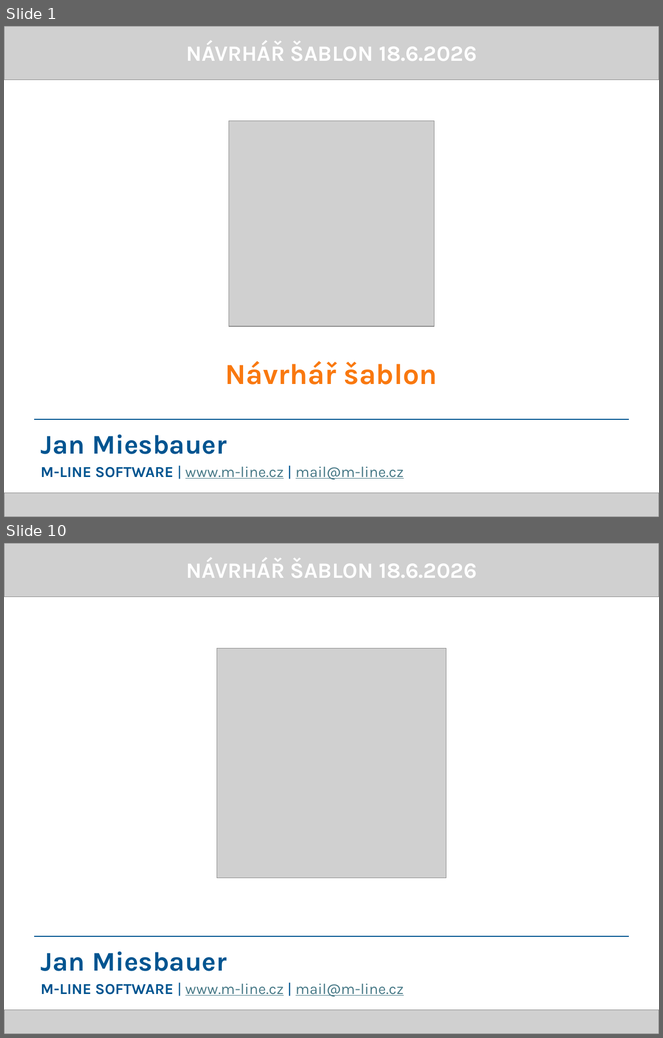
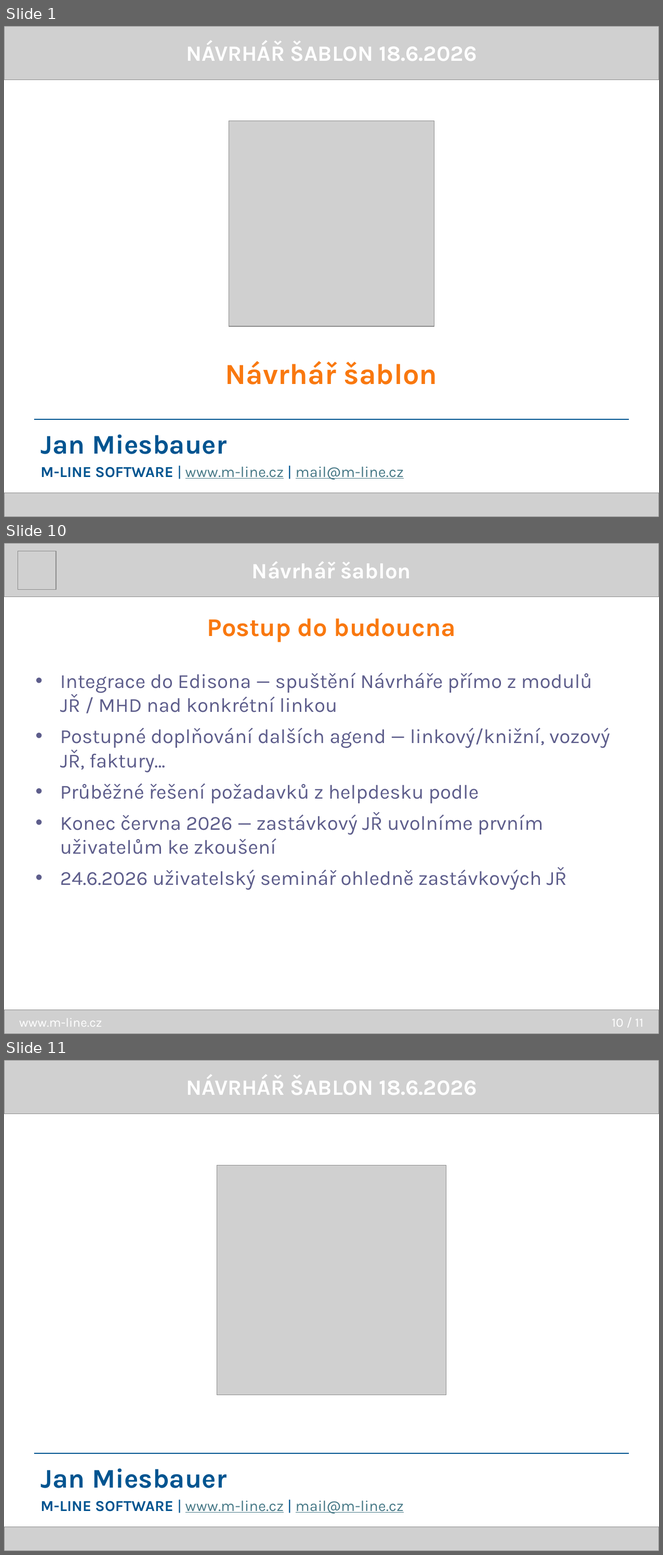
Before and after one commit to dracekmartin/EDISON2-projekt, a slide deck: TemplateDesigner/prezentace/TemplateDesigner.pptx. Shown one above the other, each under a label of ours: slides 1 and 10 before the commit, slides 1, 10 and 11 after it; the slides between them are not shown. The pictures are 663x1038 and 663x1555 pixels, drawn with LibreOffice and Linux fonts; fonts in the diff are those of the drawing; grey boxes stand for pictures. Boxes give left, top, right and bottom in pixels: in the first picture for what was removed or moved away, otherwise in the second. Text is boxed around its words. In the diff, an @@ line names an element or a change of style, - is before the commit and + after.

```diff
--- a/TemplateDesigner/prezentace/TemplateDesigner.pptx
+++ b/TemplateDesigner/prezentace/TemplateDesigner.pptx
@@ slide 10 added at (4, 543, 659, 1034), background #FFFFFF @@
@@ picture added at (4, 543, 659, 597) @@
@@ picture added at (18, 551, 56, 589) @@
@@ text added at (252, 561, 411, 578), 24 pt, text #FFFFFF, bold @@
+Návrhář šablon
@@ text added at (207, 618, 456, 642), 28 pt, text #F9780F, bold @@
+Postup do budoucna
@@ text added at (60, 672, 610, 890), 22 pt, text #5D5D8B @@
+• Integrace do Edisona — spuštění Návrháře přímo z modulů JŘ / MHD nad konkrétní linkou
+• Postupné doplňování dalších agend — linkový/knižní, vozový JŘ, faktury…
+• Průběžné řešení požadavků z helpdesku podle
+• Konec června 2026 — zastávkový JŘ uvolníme prvním uživatelům ke zkoušení
+• 24.6.2026 uživatelský seminář ohledně zastávkových JŘ
@@ picture added at (4, 1010, 659, 1034) @@
@@ text added at (19, 1019, 102, 1027), 14 pt, text #FFFFFF @@
+www.m-line.cz
@@ text added at (612, 1019, 644, 1027), 14 pt, text #FFFFFF @@
+10 / 11
@@ what was slide 10 is now slide 11 @@
```
Also in this commit, not shown: 8 slides changed.
